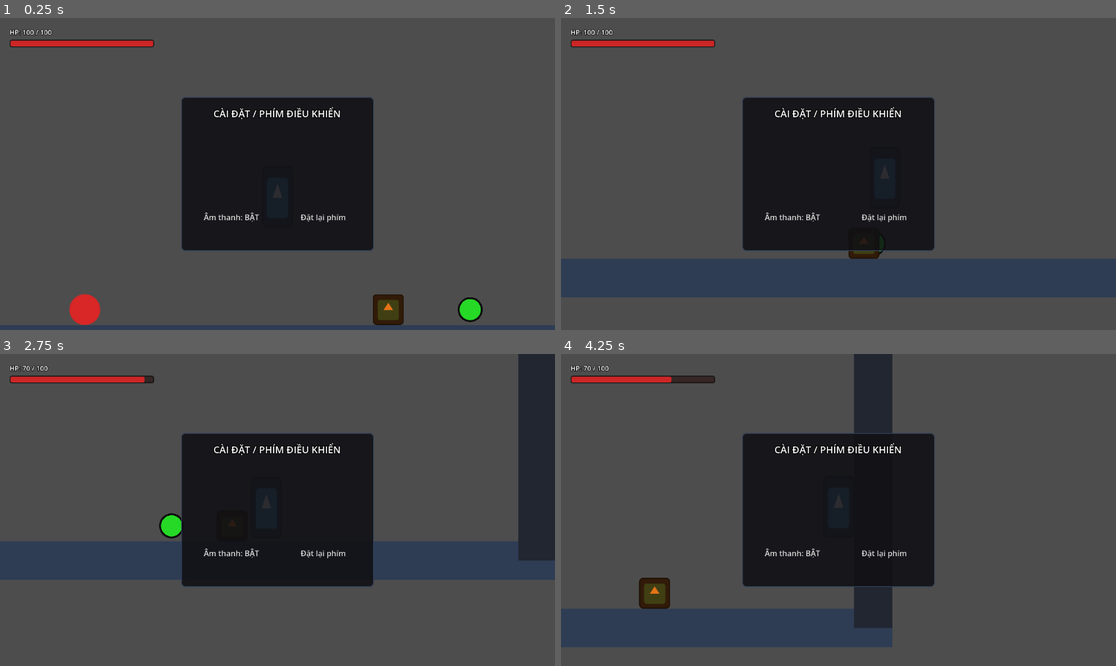
Above: before the commit, frames 1-4 (two rows, left to right).
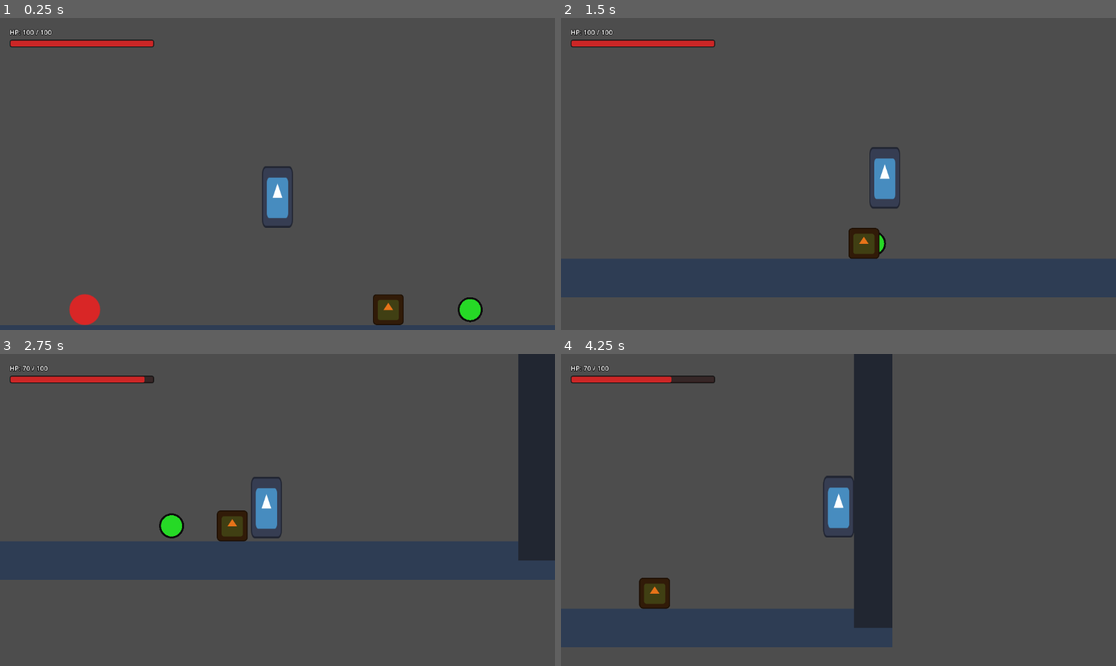
Above: after the commit, the same moments.

Repository: hikarirainbow/New-Project
Game: Godot game, scene res://scenes/levels/sandbox_level.tscn
The game is run twice, just before and just after one commit, with the same random seed, the same clock (stepped at 60 frames per second) and the same inputs. The engine's default icon, where the game draws it, is replaced by a stand-in: a white triangle on a blue panel in a dark square.
Inputs:
- Up to frame 1 (0.25 s): no input
- Up to frame 2 (1.5 s): tap Enter at 0.5 s; hold D (move_right) from 0.53 s (still down); tap X (attack) at 0.6 s; tap Space (jump) at 0.77 s; tap C (dash) at 1.35 s
- Up to frame 3 (2.75 s): tap Space (jump) at 1.52 s; release D (move_right) at 2.03 s; hold A (move_left) from 2.03 s (still down); tap X (attack) at 2.1 s
- Up to frame 4 (4.25 s): release A (move_left) at 2.78 s; hold D (move_right) from 2.78 s (still down); tap C (dash) at 2.85 s; tap Space (jump) at 3.02, 3.77 s; tap X (attack) at 3.6 s

The runs differ from the first frame. In frame 1, 17% of the frame differs, in the area x 32-68%, y 25-75%; in frame 2, 17%; in frame 3, 17%; in frame 4, 17%.
Error before the commit: Parse Error: Only identifier, attribute access, and subscription access can be used as assignment target. (res://scenes/ui/settings_menu.gd:66)

Commit message:
fix: resolve compilation syntax error with theme override paths in settings_menu.gd

Diff:
--- a/scenes/ui/settings_menu.gd
+++ b/scenes/ui/settings_menu.gd
@@ -63,9 +63,9 @@
 		# Tạo nhãn Label hiển thị tên phím (ví dụ: Move Left)
 		var label = Label.new()
 		label.text = action.replace("_", " ").capitalize()
-		label.theme_override_colors/font_outline_color = Color(0, 0, 0, 1)
-		label.theme_override_constants/outline_size = 4
-		label.theme_override_font_sizes/font_size = 14
+		label.add_theme_color_override("font_outline_color", Color(0, 0, 0, 1))
+		label.add_theme_constant_override("outline_size", 4)
+		label.add_theme_font_size_override("font_size", 14)
 		remap_container.add_child(label)
 
 		# Tạo nút bấm Button để nhấp đổi phím
